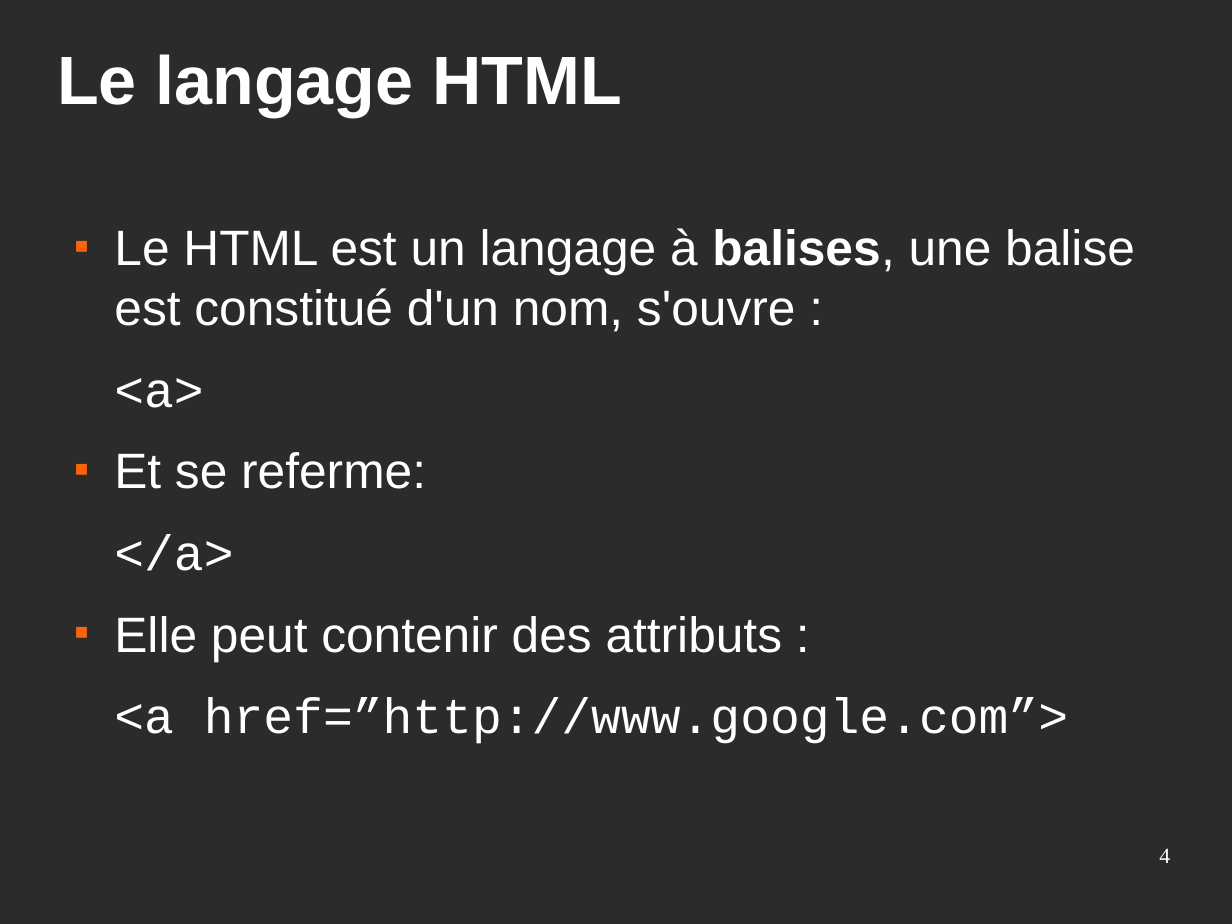
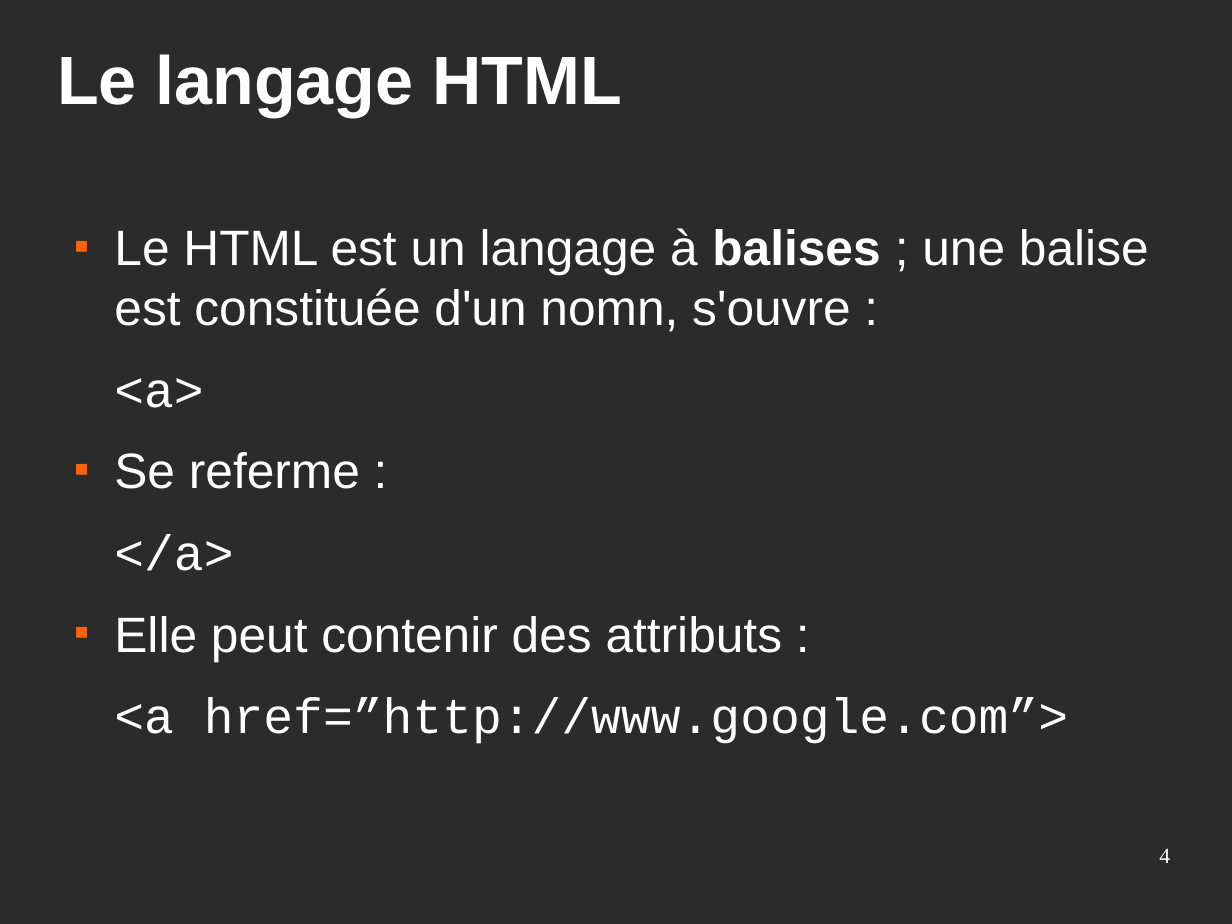
Before and after one commit to Eirbware/Formation, a slide deck: slide 4 of presentations/html.odp. Drawn at 1232x924 pixels with LibreOffice and Linux fonts; fonts in the diff are those of the drawing; background and template pictures are left out; a plain dark background stands for a picture behind light text. Boxes give left, top, right and bottom in pixels: in the first picture for what was removed or moved away, otherwise in the second. Text is boxed around its words. In the diff, an @@ line names an element or a change of style, - is before the commit and + after.

```diff
--- a/presentations/html.odp
+++ b/presentations/html.odp
@@ text at (x1=114, y1=228, x2=1149, y2=332): text changed @@
-■ Le HTML est un langage à balises, une balise est constitué d'un nom, s'ouvre :
+■ Le HTML est un langage à balises ; une balise est constituée d'un nomn, s'ouvre :
@@ text at (x1=114, y1=452, x2=360, y2=489): text changed @@
-■ Et se referme:
+■ Se referme :
```
Also in this commit, not shown: 1 other slide changed, 2 other files.
